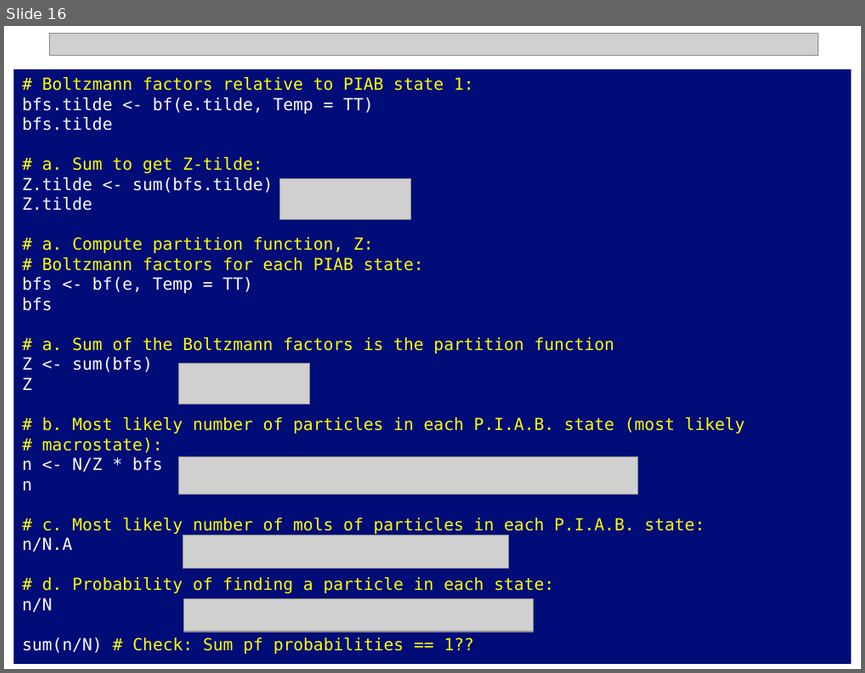
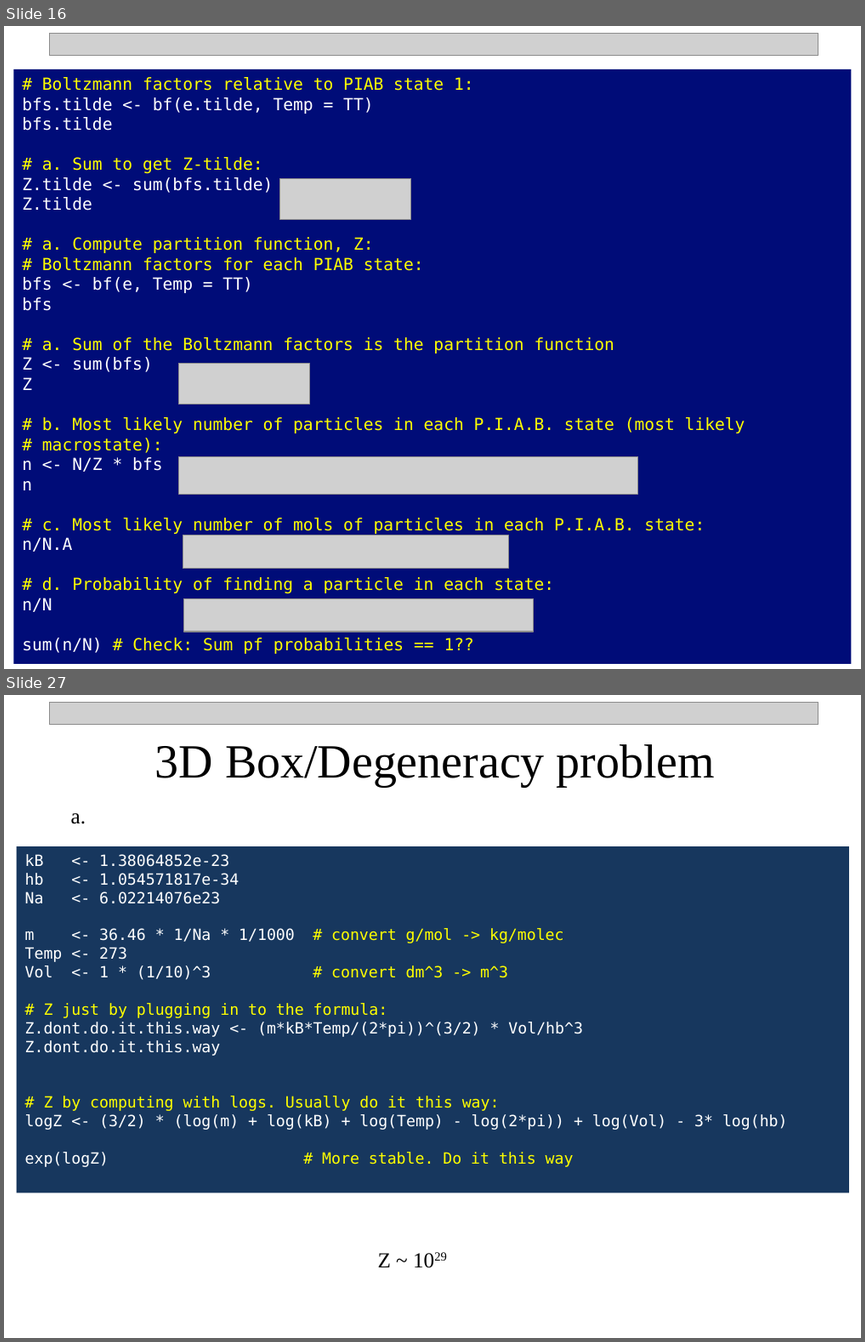
Before and after one commit to npetraco/CHE302, a slide deck: Notes/6_boltzmann.pptx. Shown one above the other, each under a label of ours: slide 16 before the commit, slides 16 and 27 after it; the slides between them are not shown. The pictures are 865x673 and 865x1342 pixels, drawn with LibreOffice and Linux fonts; fonts in the diff are those of the drawing; grey boxes stand for pictures. Boxes give left, top, right and bottom in pixels: in the first picture for what was removed or moved away, otherwise in the second. Text is boxed around its words. In the diff, an @@ line names an element or a change of style, - is before the commit and + after.

```diff
--- a/Notes/6_boltzmann.pptx
+++ b/Notes/6_boltzmann.pptx
@@ slide 27 added at box(4, 695, 861, 1338), background #FFFFFF @@
@@ picture added at box(49, 702, 818, 724) @@
@@ text added at box(155, 744, 715, 786), 40 pt, text #000000 @@
+3D Box/Degeneracy problem
@@ text added at box(71, 813, 86, 824), 18 pt, text #000000 @@
+a.
@@ rectangle added at box(17, 846, 850, 1193), fill #17375E, 13 pt, text #FFFFFF @@
+kB <- 1.38064852e-23
+hb <- 1.054571817e-34
+Na <- 6.02214076e23
+m <- 36.46 * 1/Na * 1/1000 # convert g/mol -> kg/molec
+Temp <- 273
+Vol <- 1 * (1/10)^3 # convert dm^3 -> m^3
+# Z just by plugging in to the formula:
+Z.dont.do.it.this.way <- (m*kB*Temp/(2*pi))^(3/2) * Vol/hb^3
+Z.dont.do.it.this.way
+# Z by computing with logs. Usually do it this way:
+logZ <- (3/2) * (log(m) + log(kB) + log(Temp) - log(2*pi)) + log(Vol) - 3* log(hb)
+exp(logZ) # More stable. Do it this way
@@ text added at box(378, 1253, 391, 1267), 18 pt, text #000000 @@
+Z ~ 1029
```
Also in this commit, not shown: 7 slides changed, 13 other slides added.
